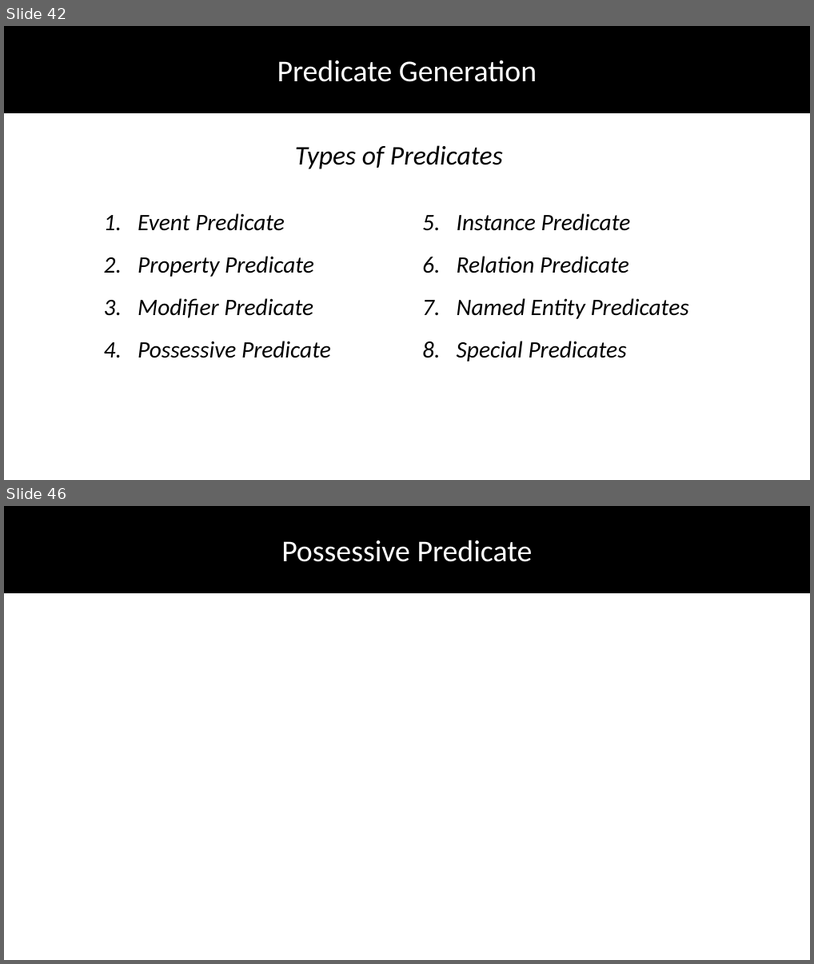
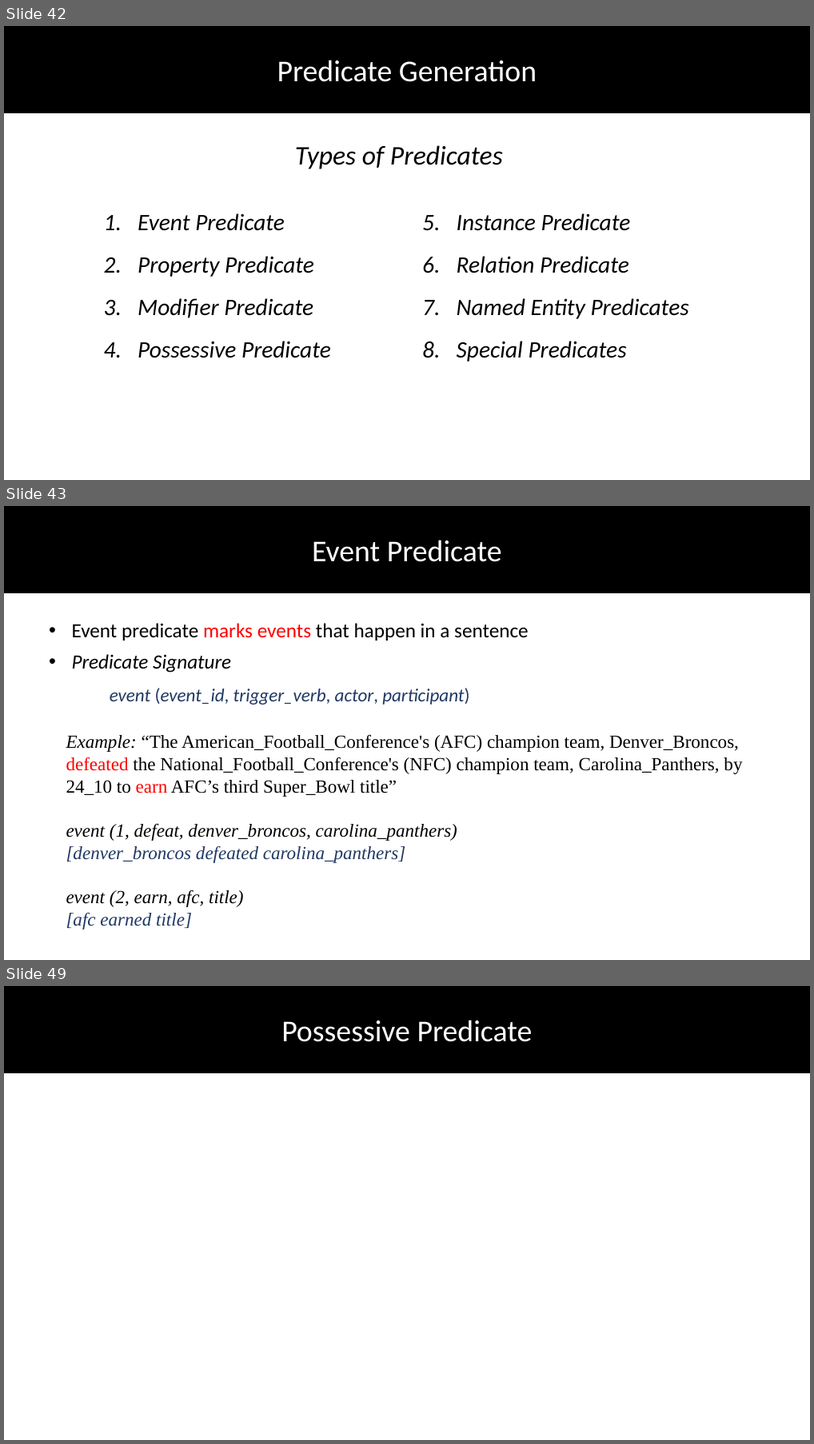
Before and after one commit to DhruvaPendharkar/thesis-project, a slide deck: Notes/ThesisPresentation.pptx. Shown one above the other, each under a label of ours: slides 42 and 46 before the commit, slides 42, 43 and 49 after it; the slides between them are not shown. The pictures are 814x964 and 814x1444 pixels, drawn with LibreOffice and Linux fonts; fonts in the diff are those of the drawing. Boxes give left, top, right and bottom in pixels: in the first picture for what was removed or moved away, otherwise in the second. Text is boxed around its words. In the diff, an @@ line names an element or a change of style, - is before the commit and + after.

Commit message:
Knowledge Generation Predicates

```diff
--- a/Notes/ThesisPresentation.pptx
+++ b/Notes/ThesisPresentation.pptx
@@ slide 43 added at (x1=4, y1=506, x2=810, y2=960), background #FFFFFF @@
@@ rectangle added at (x1=4, y1=506, x2=810, y2=592), fill #000000, outline #000000 1 pt @@
@@ text added at (x1=312, y1=540, x2=502, y2=562), 36 pt, text #FFFFFF @@
+Event Predicate
@@ text added at (x1=72, y1=623, x2=528, y2=640), 24 pt, text #000000 @@
+• Event predicate marks events that happen in a sentence
@@ text added at (x1=72, y1=654, x2=470, y2=704), 22 pt, text #203864, italic @@
+• Predicate Signature
+event (event_id, trigger_verb, actor, participant)
@@ text added at (x1=66, y1=734, x2=742, y2=929), 22 pt, text #000000 @@
+Example: “The American_Football_Conference's (AFC) champion team, Denver_Broncos, defeated the National_Football_Conference's (NFC) champion team, Carolina_Panthers, by 24_10 to earn AFC’s third Super_Bowl title”
+event (1, defeat, denver_broncos, carolina_panthers)
+[denver_broncos defeated carolina_panthers]
+event (2, earn, afc, title)
+[afc earned title]
@@ what was slide 46 is now slide 49 @@
```
Also in this commit, not shown: 6 other slides added, 3 slides removed.
